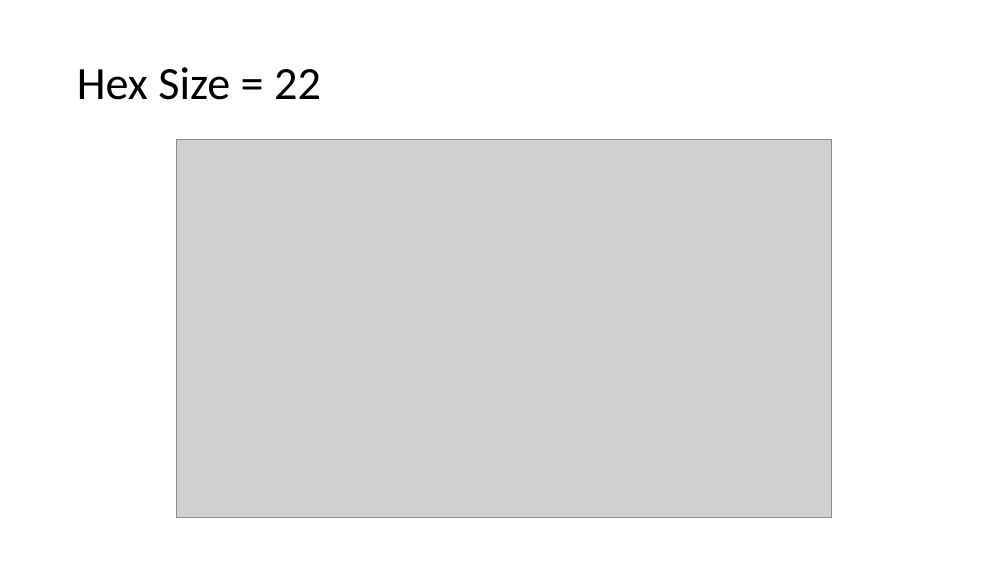
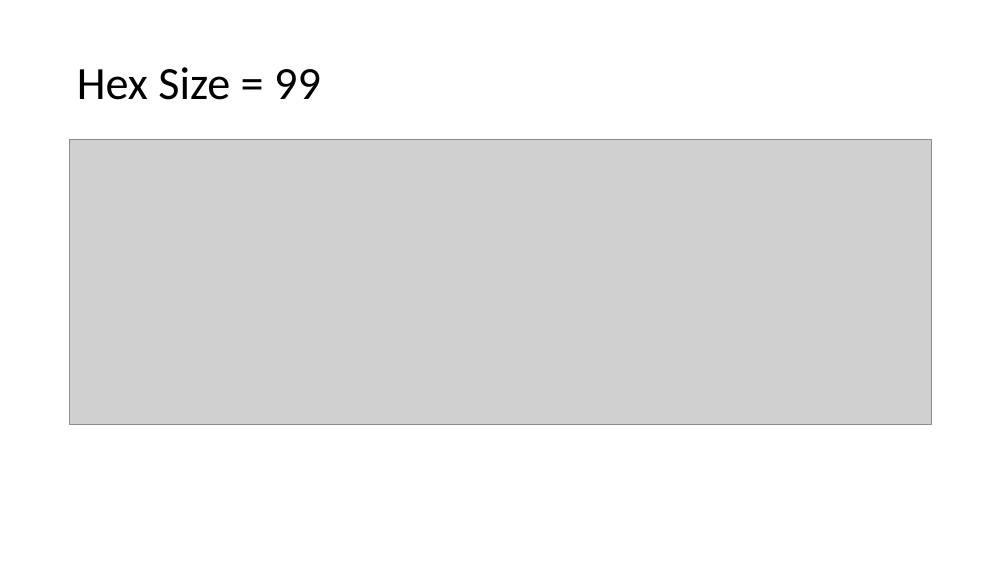
Before and after one commit to mcembalest/teamBlueConduit, a slide deck: slide 13 of reports/2021.11.25 - Diffusion investigation plots.pptx (slide 1 before the commit). Drawn at 1008x567 pixels with LibreOffice and Linux fonts; fonts in the diff are those of the drawing; grey boxes stand for pictures. Boxes give left, top, right and bottom in pixels: in the first picture for what was removed or moved away, otherwise in the second. Text is boxed around its words. In the diff, an @@ line names an element or a change of style, - is before the commit and + after.

```diff
--- a/reports/2021.11.25 - Diffusion investigation plots.pptx
+++ b/reports/2021.11.25 - Diffusion investigation plots.pptx
@@ title at [77,67,321,100]: text changed @@
-Hex Size = 22
+Hex Size = 99
@@ picture: place and size @@
-picture at [176,140,832,518]
+picture at [70,140,932,425]
```
Also in this commit, not shown: 7 other slides changed, 5 slides added, 4 slides removed, 2 other files.
